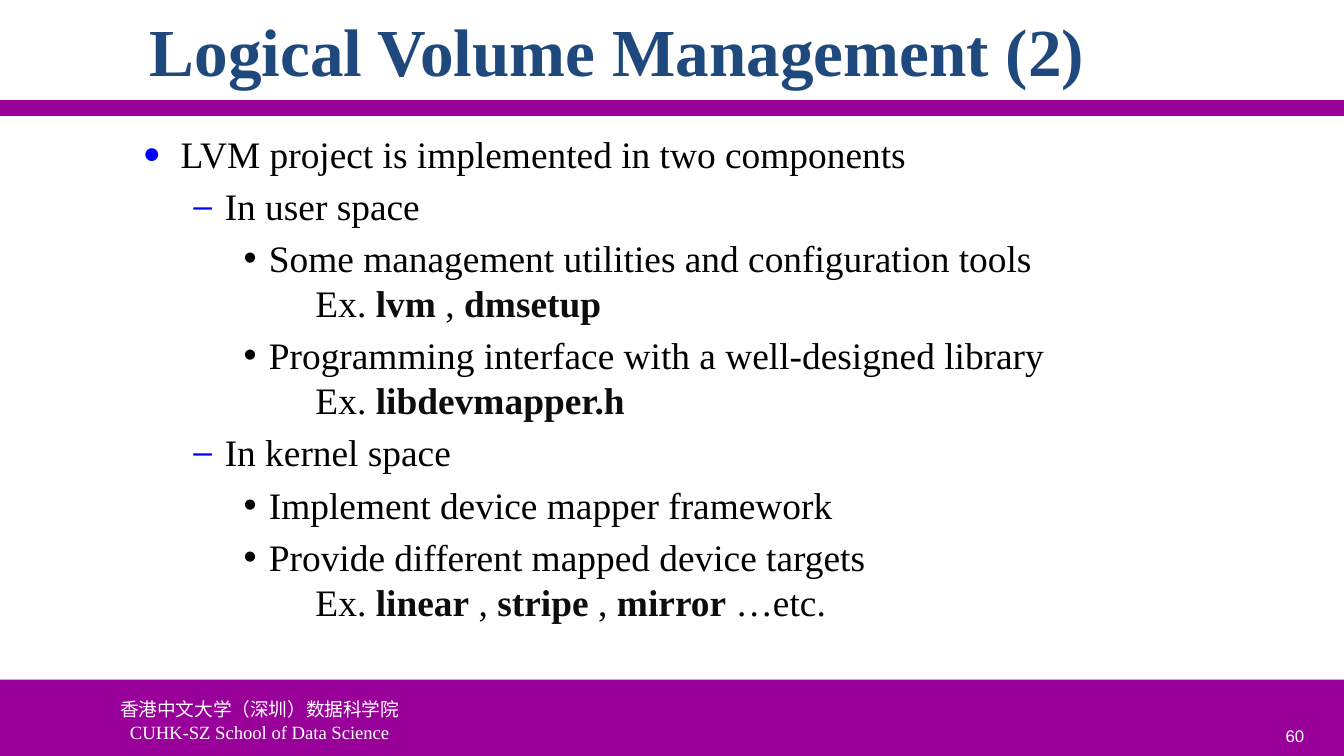
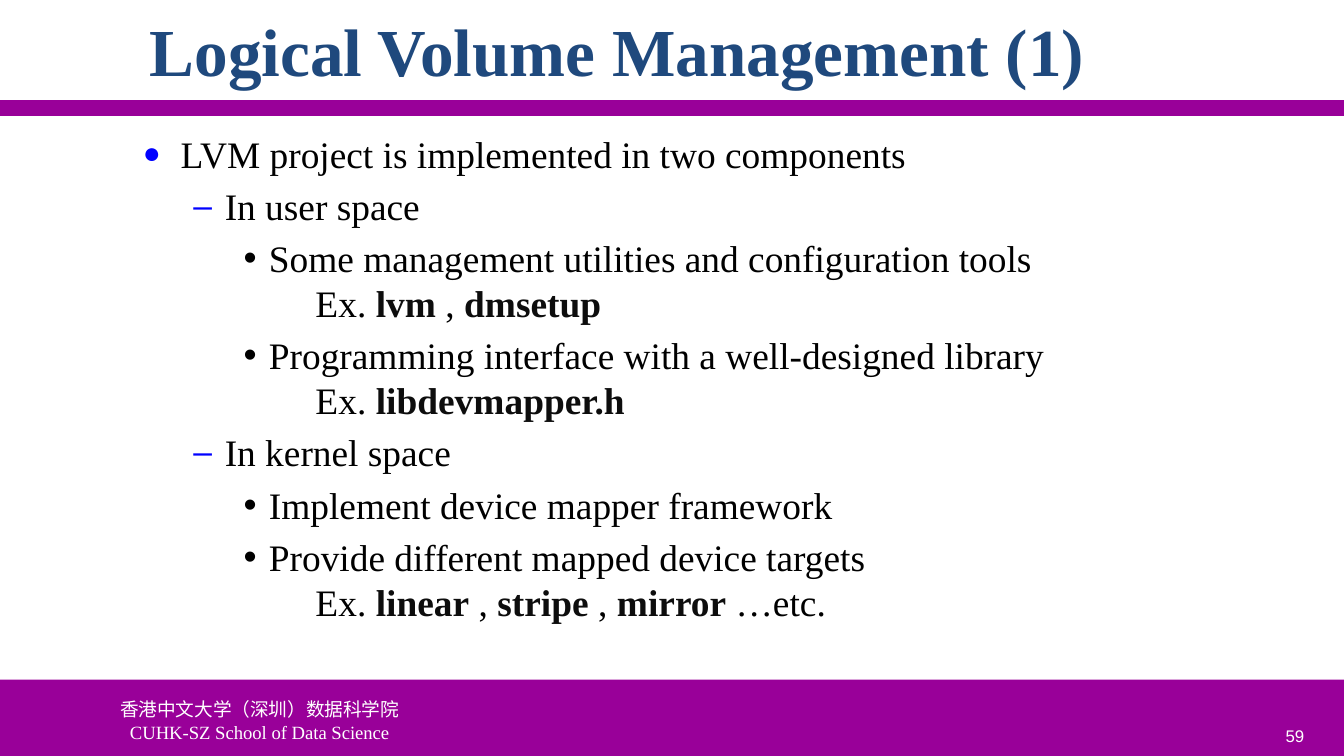
Before and after one commit to ychung1103/ychung1103.github.io, a slide deck: slide 59 of Slides/CSC6103/VT-05 Storage Virtualization.pptx (slide 60 before the commit). Drawn at 1344x756 pixels with LibreOffice and Linux fonts; fonts in the diff are those of the drawing; background and template pictures are left out. Boxes give left, top, right and bottom in pixels: in the first picture for what was removed or moved away, otherwise in the second. Text is boxed around its words. In the diff, an @@ line names an element or a change of style, - is before the commit and + after.

```diff
--- a/Slides/CSC6103/VT-05 Storage Virtualization.pptx
+++ b/Slides/CSC6103/VT-05 Storage Virtualization.pptx
@@ title at [150, 29, 1084, 89]: text changed @@
-Logical Volume Management (2)
+Logical Volume Management (1)
@@ page number at [1286, 730, 1305, 742]: text changed @@
-60
+59
```
Also in this commit, not shown: 22 other slides changed, 1 slide added, 1 other file.
